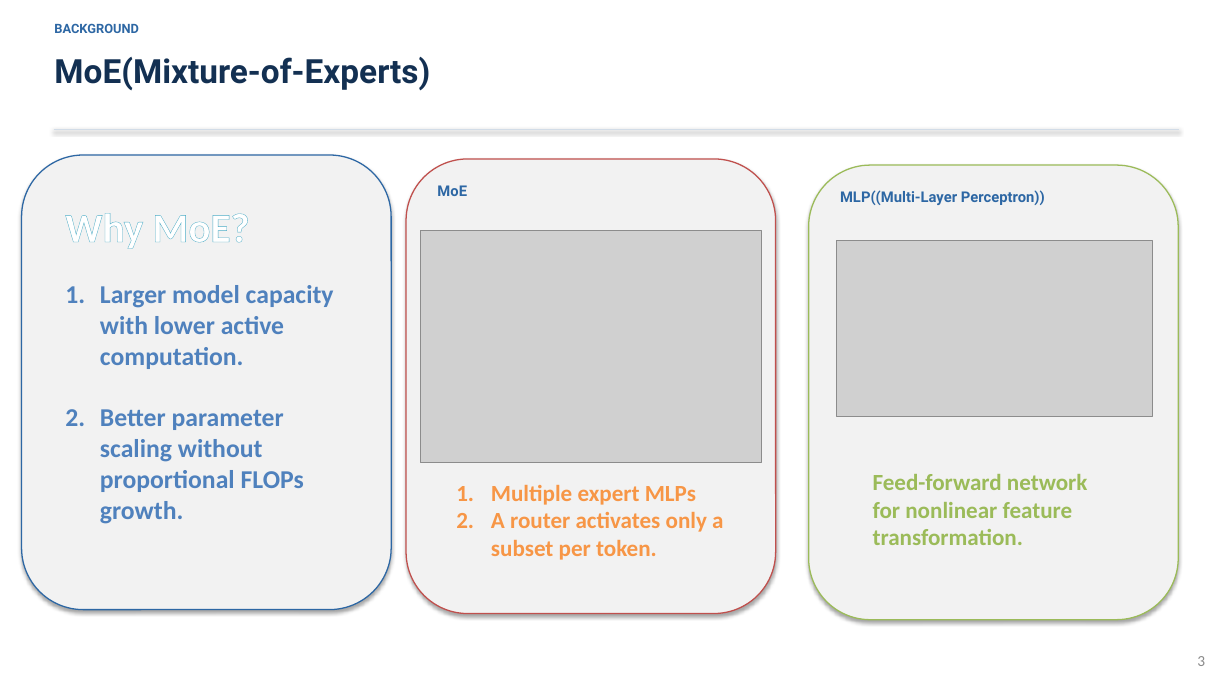
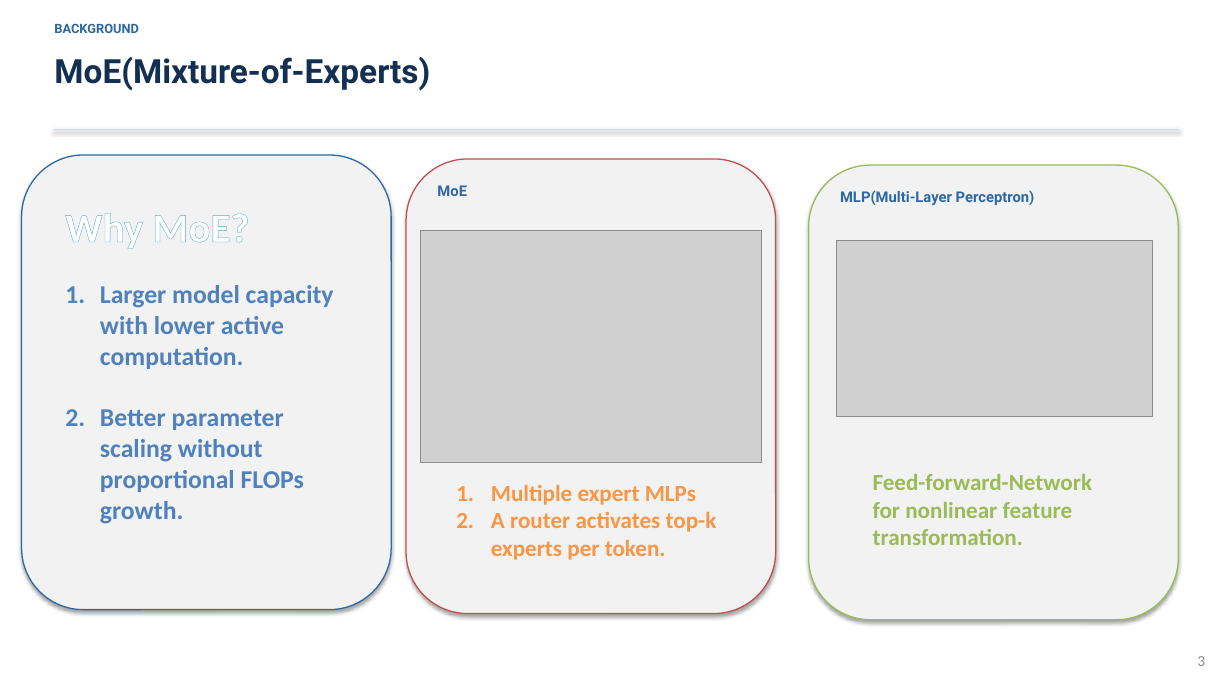
Before and after one commit to DOCCA0/vllm, a slide deck: slide 3 of benchmarks/eplb_rebalance/presentation/wucao_eplb.pptx. Drawn at 1232x693 pixels with LibreOffice and Linux fonts; fonts in the diff are those of the drawing; grey boxes stand for pictures. Boxes give left, top, right and bottom in pixels: in the first picture for what was removed or moved away, otherwise in the second. Text is boxed around its words. In the diff, an @@ line names an element or a change of style, - is before the commit and + after.

```diff
--- a/benchmarks/eplb_rebalance/presentation/wucao_eplb.pptx
+++ b/benchmarks/eplb_rebalance/presentation/wucao_eplb.pptx
@@ text at [840,190,1035,205]: text changed @@
-MLP((Multi-Layer Perceptron))
+MLP(Multi-Layer Perceptron)
@@ text at [873,474,1093,545]: text changed @@
-Feed-forward network for nonlinear feature transformation.
+Feed-forward-Network for nonlinear feature transformation.
@@ text at [491,512,717,560]: text changed @@
-2. A router activates only a subset per token.
+2. A router activates top-k experts per token.
```
Also in this commit, not shown: 9 other slides changed, 1 slide removed.
